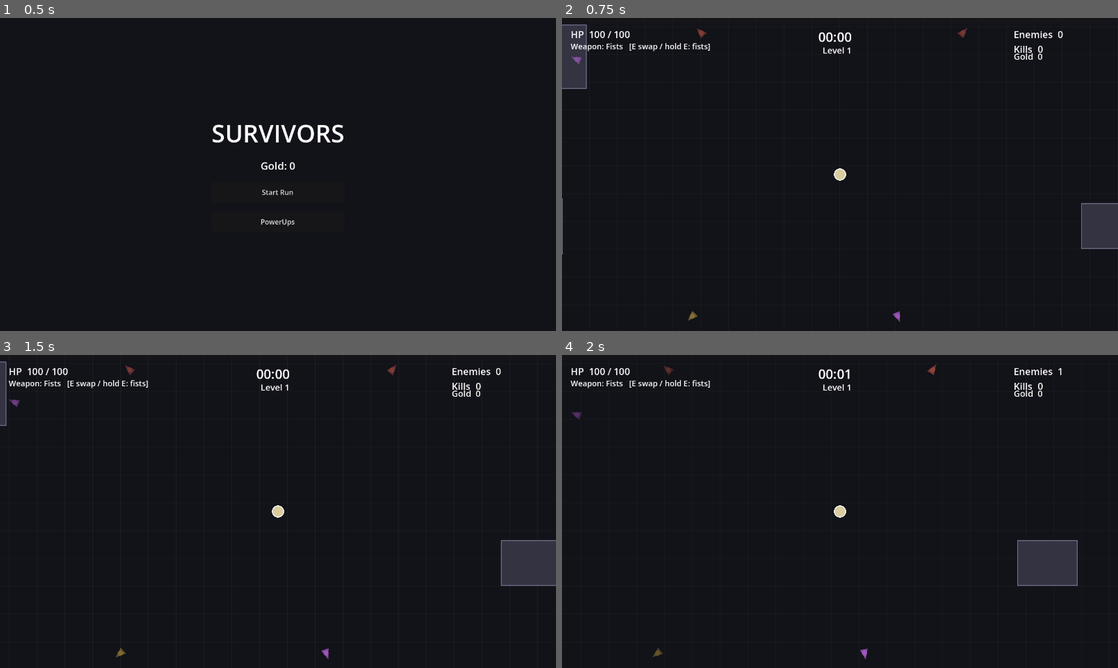
Above: before the commit, frames 1-4 (two rows, left to right).
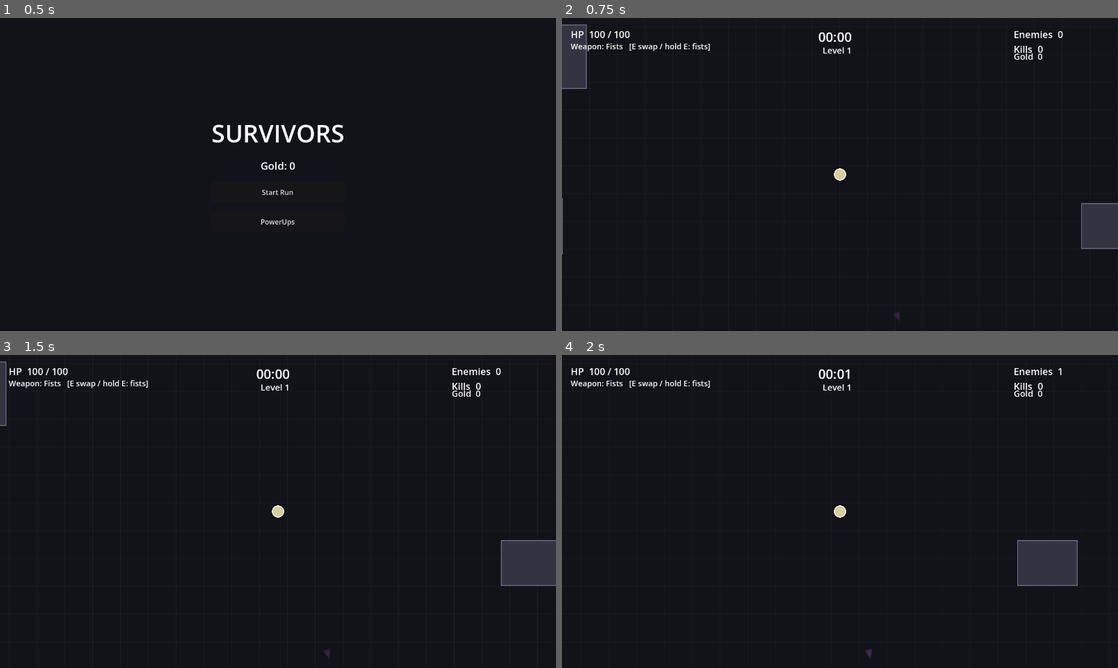
Above: after the commit, the same moments.

Repository: veighnsche/survivors-prototype
Game: Godot game, scene res://main_menu.tscn
The game is run twice, just before and just after one commit, with the same random seed, the same clock (stepped at 60 frames per second) and the same inputs.
Inputs:
- Up to frame 1 (0.5 s): no input
- Up to frame 2 (0.75 s): click "Start Run" at 0.5 s
- Up to frame 3 (1.5 s): tap Enter at 1.25 s; hold D from 1.28 s (still down); tap 1 at 1.35 s
- Up to frame 4 (2 s): keep holding D

Frame 1 is identical in both runs. In frame 2, 0.1% of the frame differs, in the area x 1-73%, y 3-98%; in frame 3, 0.1%; in frame 4, 0.1%, in the area x 1-68%, y 2-98%.

Commit message:
Sparse floor loot + capped beacons (no spawn flood)
The real issue wasn't spacing, it was density x beacon range: 28% loot within
1200px meant ~7 items -> a wall of beacons at spawn. Fixes:
- Loot density 28% -> 12%, cells 480 -> 560 (loot is a find, not carpet).
- Beacon range 1200 -> 850px (only nearby off-screen loot beacons).
- Hard cap of 3 beacons at once (nearest first).
Verified: ~1 loot within beacon range at spawn, 0 on the first screen.

Co-Authored-By: Claude Opus 4.8 <noreply@anthropic.com>

Diff:
--- a/scripts/config.gd
+++ b/scripts/config.gd
@@ -116,13 +116,14 @@
 var ENEMY_AVOID_DIST := 64.0  # how far ahead enemies look to steer around buildings
 
 # Off-screen loot indicators (chests/pickups)
-var INDICATOR_FADE_MIN := 320.0   # at/under this distance the beacon is full alpha
-var INDICATOR_FADE_MAX := 1200.0  # beyond this the beacon is fully faded
+var INDICATOR_FADE_MIN := 280.0   # at/under this distance the beacon is full alpha
+var INDICATOR_FADE_MAX := 850.0   # beyond this the beacon is fully faded
+var INDICATOR_MAX := 3            # never show more than this many beacons at once
 
 # Loot placed ON the map (streamed per world cell, like buildings)
-var LOOT_CELL := 480.0
+var LOOT_CELL := 560.0
 var LOOT_VIEW_CELLS := 4
-var LOOT_DENSITY := 28       # percent of world cells that hold floor loot (booster/chest)
+var LOOT_DENSITY := 12       # percent of world cells that hold floor loot (booster/chest)
 var LOOT_JITTER := 0.55      # offset fraction of the cell (smaller = more even spacing)
 
 var BOMB_DAMAGE := 80.0
--- a/scripts/edge_indicators.gd
+++ b/scripts/edge_indicators.gd
@@ -22,7 +22,10 @@
 	var vp := get_viewport_rect().size
 	var center := vp * 0.5
 	var margin := 34.0
+	var span: float = Config.INDICATOR_FADE_MAX - Config.INDICATOR_FADE_MIN
 
+	# Gather off-screen loot in range, then show only the nearest few.
+	var cands: Array = []
 	for item in get_tree().get_nodes_in_group("guided"):
 		if not is_instance_valid(item):
 			continue
@@ -30,23 +33,21 @@
 		var dist := to_item.length()
 		if dist < 1.0:
 			continue
-
-		# Alpha: full when just off-screen, fading to 0 at the far threshold.
-		var span: float = Config.INDICATOR_FADE_MAX - Config.INDICATOR_FADE_MIN
 		var a := clampf((Config.INDICATOR_FADE_MAX - dist) / span, 0.0, 1.0)
 		if a <= 0.02:
 			continue
-
-		# Camera is centered on the player, so screen pos = center + world offset.
 		var screen := center + to_item
 		if screen.x > margin and screen.x < vp.x - margin and screen.y > margin and screen.y < vp.y - margin:
 			continue  # already visible on-screen
-
-		var dir := to_item.normalized()
 		var color := Color.WHITE
 		if item.has_method("indicator_color"):
 			color = item.indicator_color()
-		_draw_beacon(_edge_point(center, dir, vp, margin), dir, color, a)
+		cands.append({"dist": dist, "dir": to_item.normalized(), "a": a, "color": color})
+
+	cands.sort_custom(func(x, y): return x.dist < y.dist)
+	for i in min(int(Config.INDICATOR_MAX), cands.size()):
+		var c = cands[i]
+		_draw_beacon(_edge_point(center, c.dir, vp, margin), c.dir, c.color, c.a)
 
 
 func _edge_point(center: Vector2, dir: Vector2, vp: Vector2, margin: float) -> Vector2:
